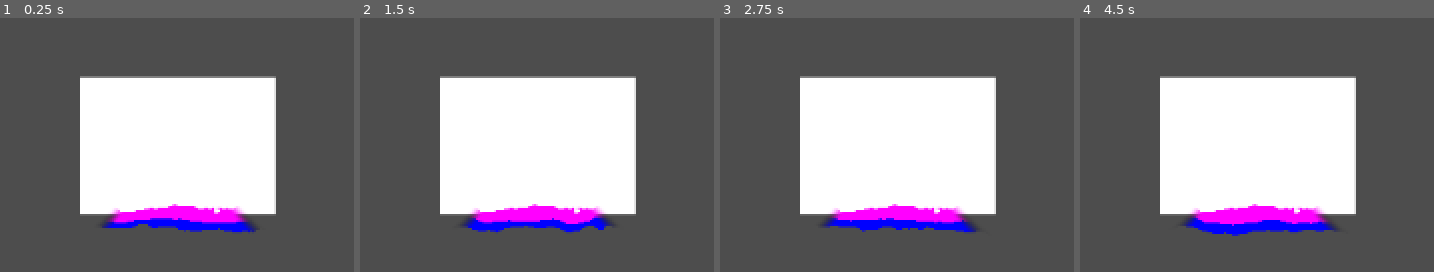
Above: before the commit, frames 1-4 (left to right).
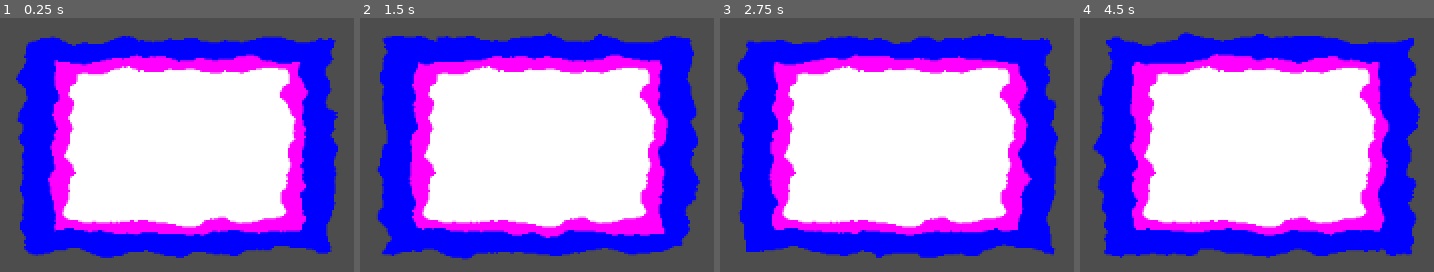
Above: after the commit, the same moments.

Repository: watson-disambiguation/BurnShader
Game: Godot game, scene res://Main.tscn
Two runs of this game, one before a commit and one after it. Both use one fixed random seed, a clock stepped at 60 frames per second and the inputs below.
Inputs:
- Up to frame 1 (0.25 s): no input
- Up to frame 2 (1.5 s): no input
- Up to frame 3 (2.75 s): no input
- Up to frame 4 (4.5 s): no input

The runs differ from the first frame. In frame 1, 45% of the frame differs, in the area x 4-96%, y 7-95%; in frame 2, 46%, in the area x 4-97%, y 5-96%; in frame 3, 45%; in frame 4, 46%.

Commit message:
fixed issues with alpha blending of flame colours

Diff:
--- a/Main.tscn
+++ b/Main.tscn
@@ -13,12 +13,12 @@
 [sub_resource type="ShaderMaterial" id="ShaderMaterial_7vaxc"]
 shader = ExtResource("1_7y8qh")
 shader_parameter/noiseStrength = 0.05
-shader_parameter/progression = 0.08
-shader_parameter/initialSize = 0.235
+shader_parameter/progression = 0.54
+shader_parameter/initialSize = 0.365
 shader_parameter/midpointProgression = 0.5
-shader_parameter/innerEdgeWidth = 0.045
-shader_parameter/outerEdgeWidth = 0.03
-shader_parameter/falloffBurnAngle = 0.13
+shader_parameter/innerEdgeWidth = 0.035
+shader_parameter/outerEdgeWidth = 0.07
+shader_parameter/falloffBurnAngle = 0.0
 shader_parameter/flameSpeed = 0.415
 shader_parameter/flameColor = Color(0.980392, 0.423529, 0, 1)
 shader_parameter/noiseTexture = SubResource("NoiseTexture2D_jswp1")
--- a/Shaders/BurnShader.gdshader
+++ b/Shaders/BurnShader.gdshader
@@ -27,13 +27,15 @@
 	// static noise texture for static burn edges
 	float noise = texture(noiseTexture,UV).x * noiseStrength;
 
+	vec4 baseColour = vec4(1,1,1,0);
+
 	// progression is remapped to control the burning along edges phase and the
 	// and the burning inward phase.
-	float burnAngle = PI*clamp01(inverseLerp(0,midpointProgression,progression));
+	float burnAngle = mix(-falloffBurnAngle,PI+falloffBurnAngle,clamp01(inverseLerp(0,midpointProgression,progression)));
 	float value = clamp01(inverseLerp(midpointProgression,1.0,progression));
 	// endpoint needs to be offset by edgewidth and noise strength
 	// so flame completely disappears
-	float burnIn = clamp01(mix(initialSize,-outerEdgeWidth-noiseStrength,value));
+	float burnIn = mix(initialSize,-outerEdgeWidth-noiseStrength,value);
 
 	// signed distance fields
 	vec2 centeredUV = UV - 0.5;
@@ -52,24 +54,26 @@
 	if(centeredUV.x > 0.) {
 		angle = -angle;
 	}
-	angle = angle + (PI/2.0) - falloffBurnAngle;
+	angle = angle + (PI/2.0);
 
 	// different stages of burning
 
 	// for use before flame has spread around the edge
 	float unburnedOuterEdge = 1.0 - step(burnIn,dist);
 	// middle flickers someone, taking from both noise textures
-	float burnedmiddleEdge = 1.0 - step(burnIn,dist-mix(movingNoise,noise,0.5));
+	float burnedmiddleEdge = 1.0 - step(burnIn,dist+mix(movingNoise,noise,0.5));
 	// outermost edge flickers a lot
-	float burnedOuterEdge = 1.0 - step(burnIn+outerEdgeWidth,dist-movingNoise);
+	float burnedOuterEdge = 1.0 - step(burnIn+outerEdgeWidth,dist+movingNoise);
 	// innermost edge is completely static
-	float burnedInnerEdge = 1.0 - step(burnIn-innerEdgeWidth,dist-noise);
+	float burnedInnerEdge = 1.0 - step(burnIn-innerEdgeWidth,dist+noise);
 
 	vec4 colour = vec4(burnedmiddleEdge,burnedInnerEdge,burnedOuterEdge,burnedOuterEdge);
 
 	// angle is used to divide burnt parts of the edge from unburnt parts
 	float steppedAngle = 1.0-smoothstep(burnAngle-falloffBurnAngle, burnAngle,angle);
-	colour = mix(vec4(unburnedOuterEdge),colour,steppedAngle);
+	vec4 unburnedColour = unburnedOuterEdge * baseColour + (1.0 - unburnedOuterEdge) * colour;
+	unburnedColour.a = unburnedOuterEdge;
+	colour = mix(unburnedColour,colour,steppedAngle);
 	COLOR = colour;
 	//COLOR = vec4(vec3(unburnedOuterEdge),1.0);
 }
